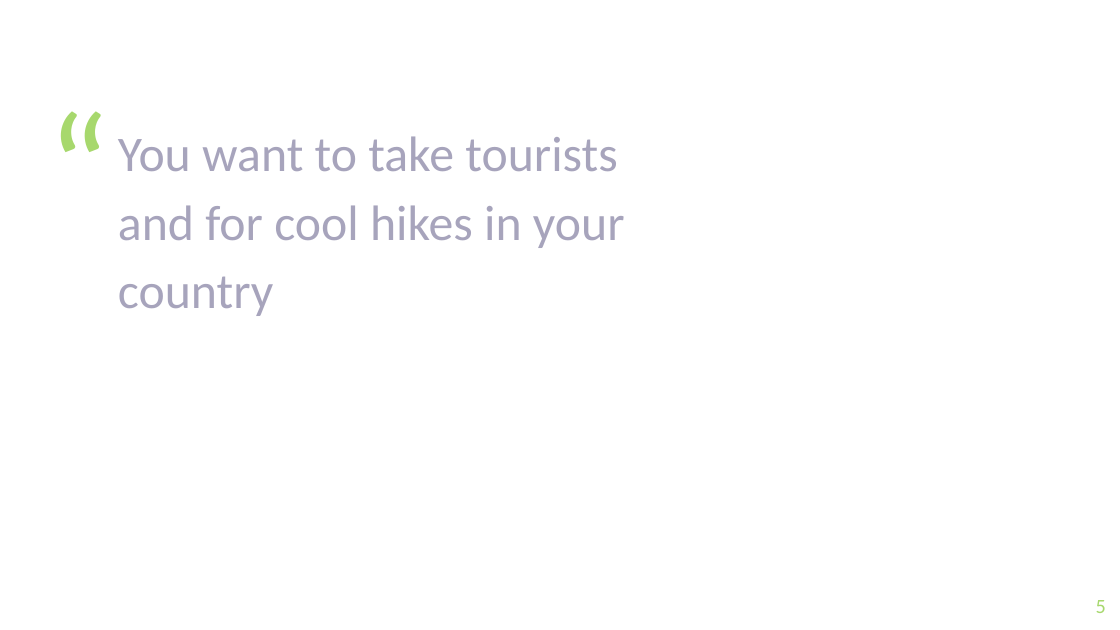
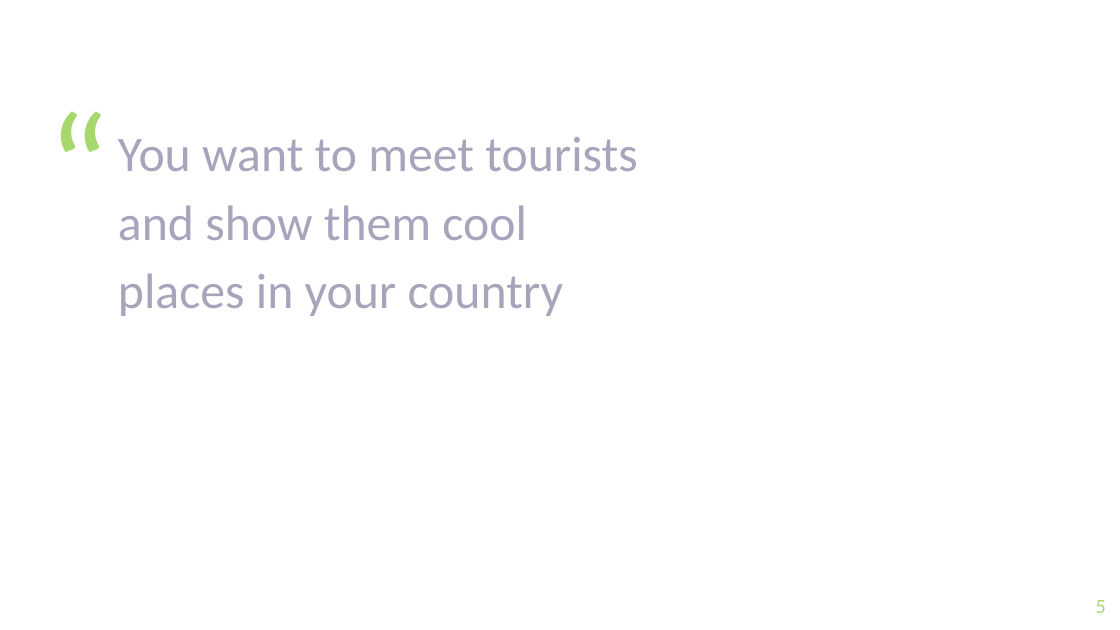
Before and after one commit to keremg/outsurfing, a slide deck: slide 5 of documents/Presentation_new.pptx. Drawn at 1120x630 pixels with LibreOffice and Linux fonts; fonts in the diff are those of the drawing; background and template pictures are left out. Boxes give left, top, right and bottom in pixels: in the first picture for what was removed or moved away, otherwise in the second. Text is boxed around its words. In the diff, an @@ line names an element or a change of style, - is before the commit and + after.

```diff
--- a/documents/Presentation_new.pptx
+++ b/documents/Presentation_new.pptx
@@ text at [118,137,637,316]: text changed @@
-You want to take tourists and for cool hikes in your country
+You want to meet tourists and show them cool places in your country
```
Also in this commit, not shown: 11 other slides changed, 3 slides added, 1 slide removed, 1 other file.
